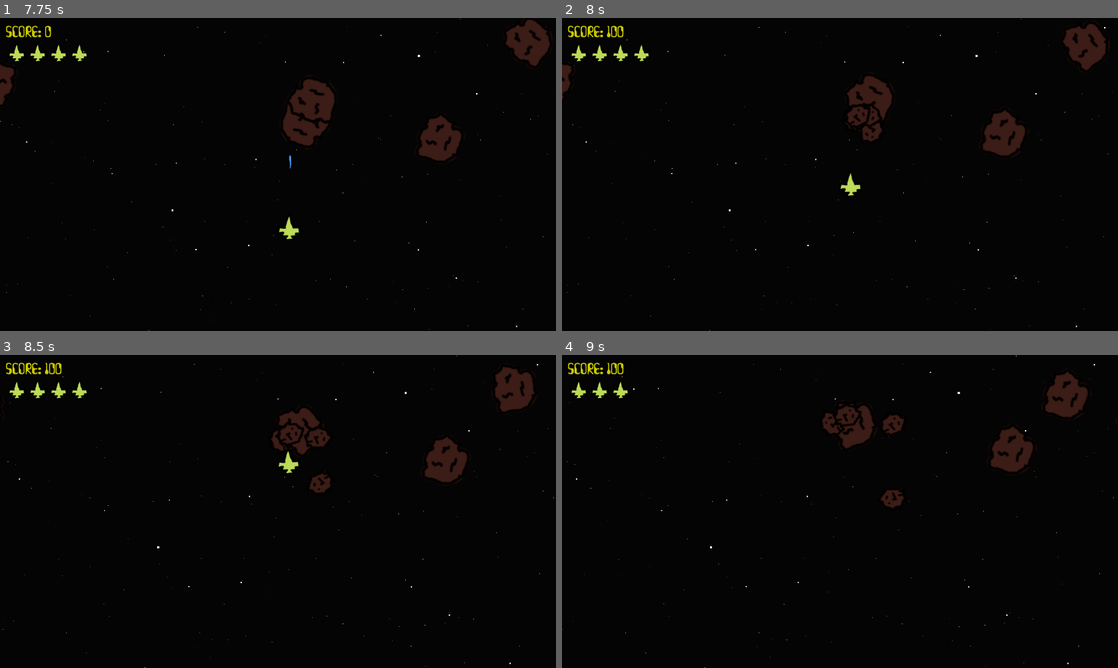
Above: before the commit, frames 1-4 (two rows, left to right).
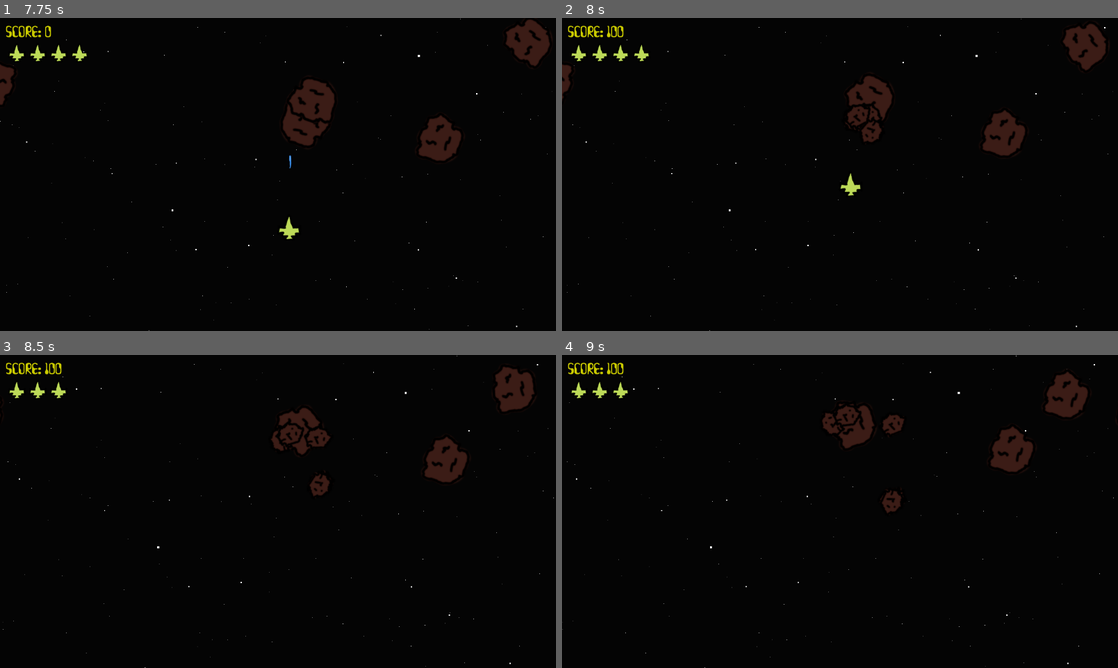
Above: after the commit, the same moments.

Repository: jeanmarc/godot-asteroids
Game: Godot game, scene res://scenes/galaxy.tscn
The game is run twice, just before and just after one commit, with the same random seed, the same clock (stepped at 60 frames per second) and the same inputs.
Inputs:
- Up to frame 1 (7.75 s): hold W (forward) 0.53-1.28 s; hold Space (fire) 0.53-1.28 s; hold S (back) 1.28-2.03 s; tap A (rotate_ccw) at 1.35, 3.6, 5.85 s; hold W (forward) 2.03-3.53 s; tap D (rotate_cw) at 2.1, 4.35, 6.6 s; tap Space (fire) at 2.85, 7.35 s; hold S (back) 3.53-5.78 s; hold Space (fire) 5.03-5.78 s; hold W (forward) from 5.78 s (still down)
- Up to frame 2 (8 s): keep holding W (forward)
- Up to frame 3 (8.5 s): release W (forward) at 8.03 s; hold S (back) from 8.03 s (still down); tap A (rotate_ccw) at 8.1 s
- Up to frame 4 (9 s): keep holding S (back); tap D (rotate_cw) at 8.85 s

Frame 1 is identical in both runs. In frame 2, less than 0.1% of the frame differs, in the area x 53-58%, y 32-40%; in frame 3, 0.3%, in the area x 13-60%, y 8-46%; in frame 4, 0.1%.

Commit message:
Tweak difficulty and win-timer

Diff:
--- a/Game/scenes/galaxy.tscn
+++ b/Game/scenes/galaxy.tscn
@@ -109,7 +109,7 @@
 one_shot = true
 
 [node name="CheckWinTimer" type="Timer" parent="."]
-wait_time = 0.5
+wait_time = 1.5
 one_shot = true
 
 [node name="PlayerSpawnPos" type="Node2D" parent="."]
--- a/Game/scripts/galaxy.gd
+++ b/Game/scripts/galaxy.gd
@@ -98,7 +98,7 @@
 		Asteroid.AsteroidSize.SMALL:
 			$SmallImpact.play()
 	score += points
-	for i in range(4):
+	for i in range(5):
 		match size:
 			Asteroid.AsteroidSize.LARGE:
 				spawn_asteroid(pos, Asteroid.AsteroidSize.MEDIUM)
Not shown, changed: Game/export_presets.cfg
